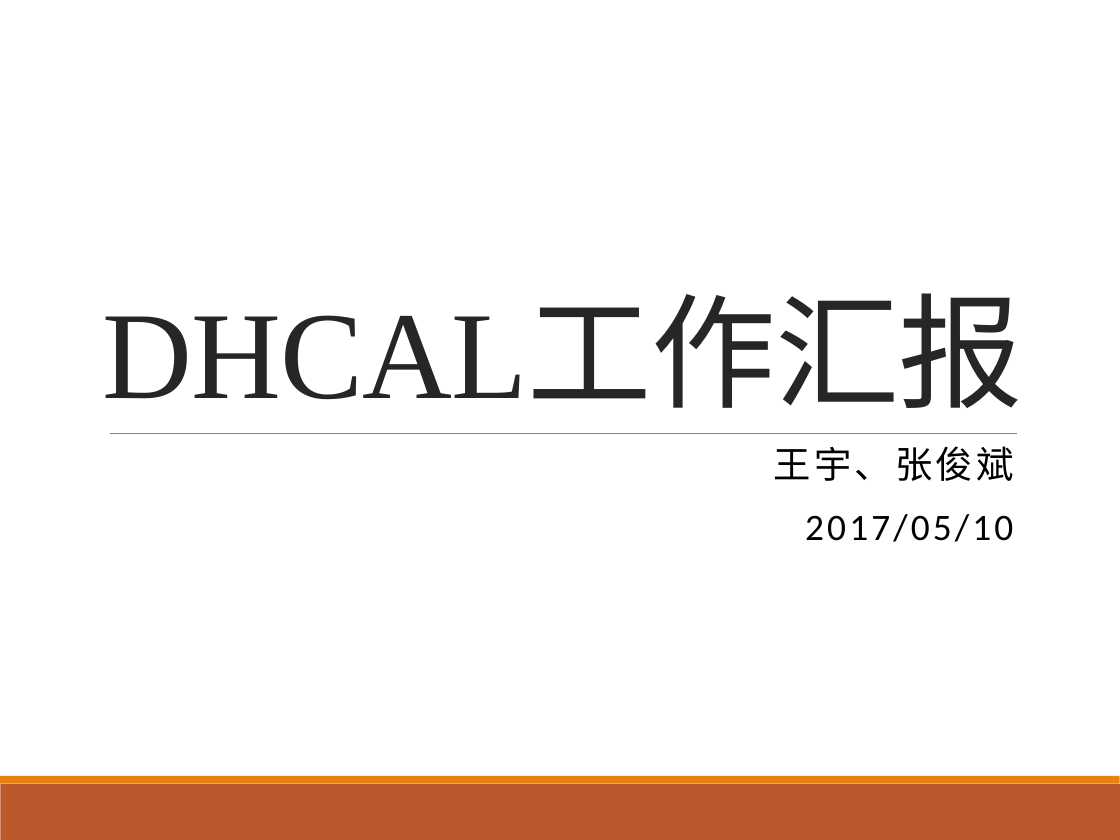
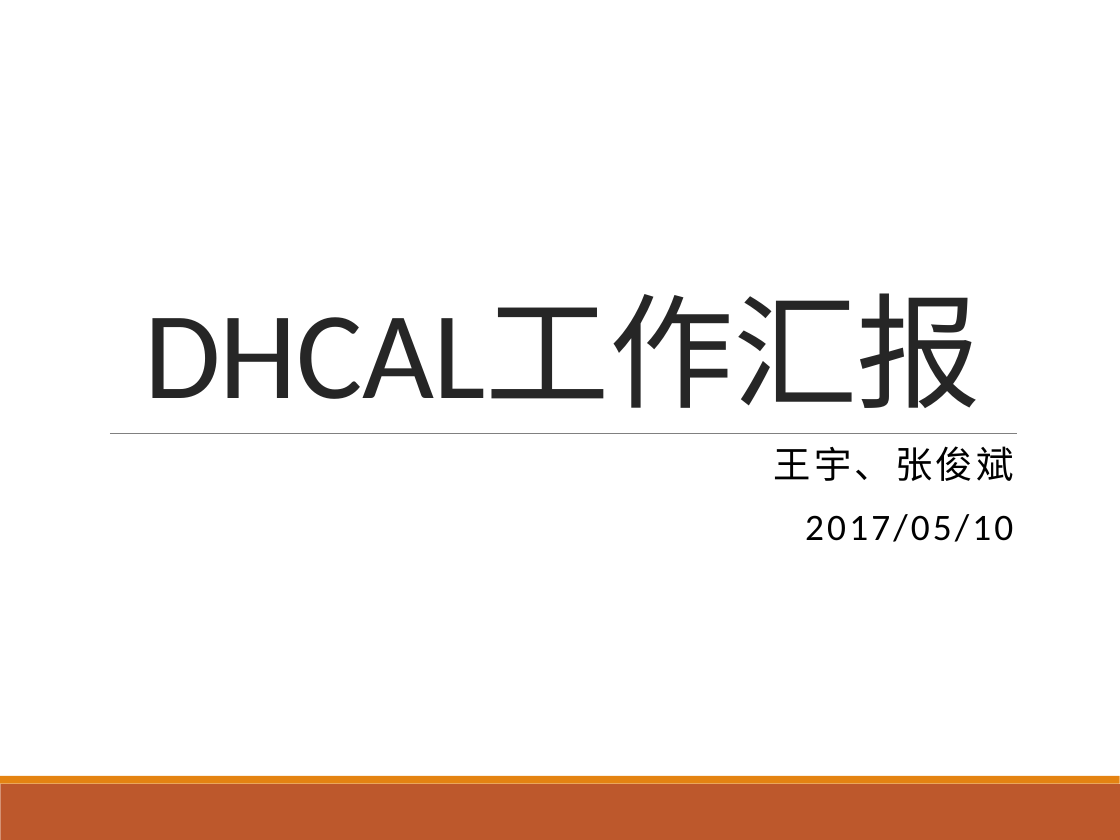
Before and after one commit to wyu0725/SDHCAL_DAQ, a slide deck: slide 1 of Slides/SDHCAL_20170509.pptx. Drawn at 1120x840 pixels with LibreOffice and Linux fonts; fonts in the diff are those of the drawing. Boxes give left, top, right and bottom in pixels: in the first picture for what was removed or moved away, otherwise in the second. Text is boxed around its words. In the diff, an @@ line names an element or a change of style, - is before the commit and + after.

```diff
--- a/Slides/SDHCAL_20170509.pptx
+++ b/Slides/SDHCAL_20170509.pptx
@@ title "DHCAL工作汇报" at (144,295,981,408): font Times New Roman to Calibri in "DHCAL工作汇报" @@
```
Also in this commit, not shown: 3 other slides changed, 1 other file.
